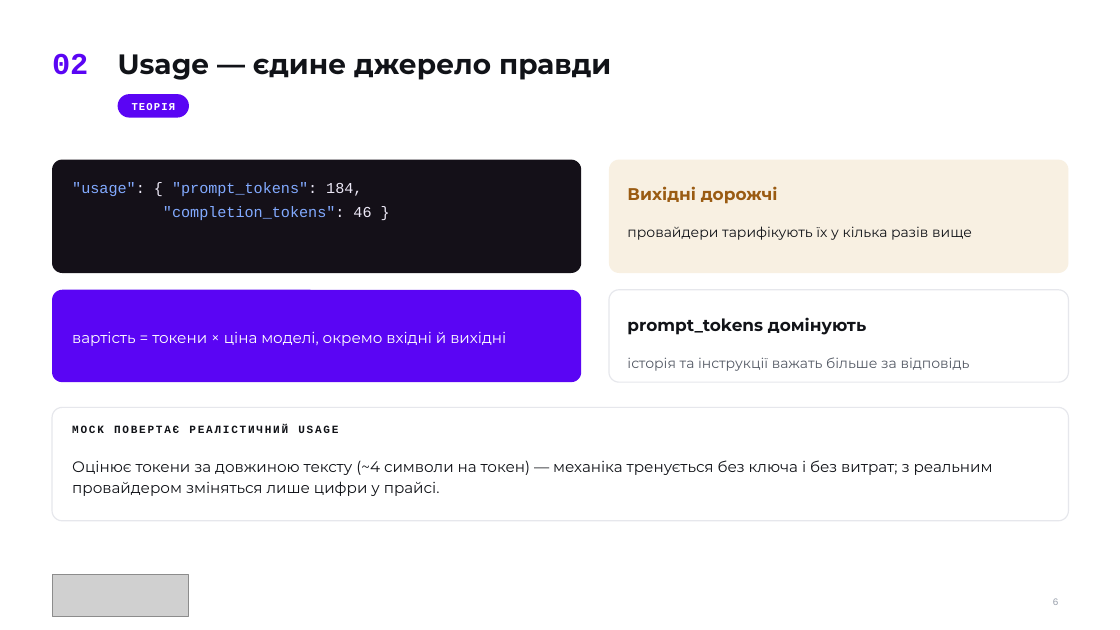
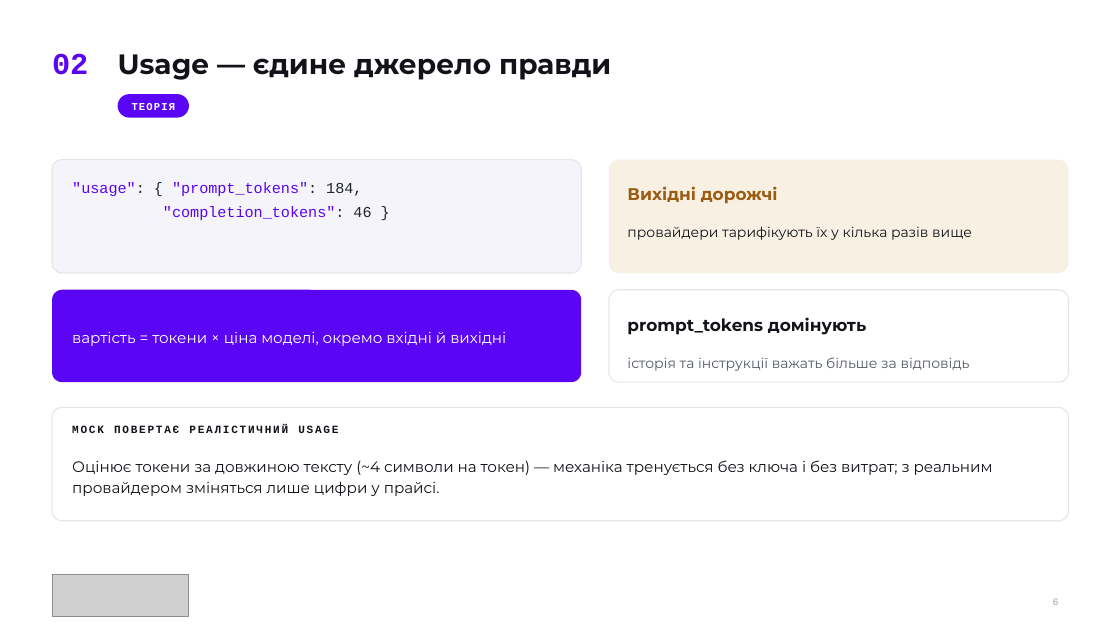
Before and after one commit to TarasFedorenkoFTV/llmops-bootcamp, a slide deck: slide 6 of docs/decks/L04.pptx. Drawn at 1120x630 pixels with LibreOffice and Linux fonts; fonts in the diff are those of the drawing; grey boxes stand for pictures. Boxes give left, top, right and bottom in pixels: in the first picture for what was removed or moved away, otherwise in the second. Text is boxed around its words. In the diff, an @@ line names an element or a change of style, - is before the commit and + after.

```diff
--- a/docs/decks/L04.pptx
+++ b/docs/decks/L04.pptx
@@ rounded rectangle at <box>52,160,581,273</box>: fill #141018 to #F5F4FA; outline none to #E6E7EC 1 pt @@
@@ text ""usage": { "prompt_tokens": 184," at <box>72,182,371,220</box>: text colour #82AAFF to #5A05F4 in ""usage": "prompt_tokens":", ""completion_tokens":"; text colour #ECE8F6 to #23262F in ""usage": { "prompt_tokens": 184,", ""completion_tokens": 46 }" @@
```
Also in this commit, not shown: 5 other slides changed, 23 other files.
